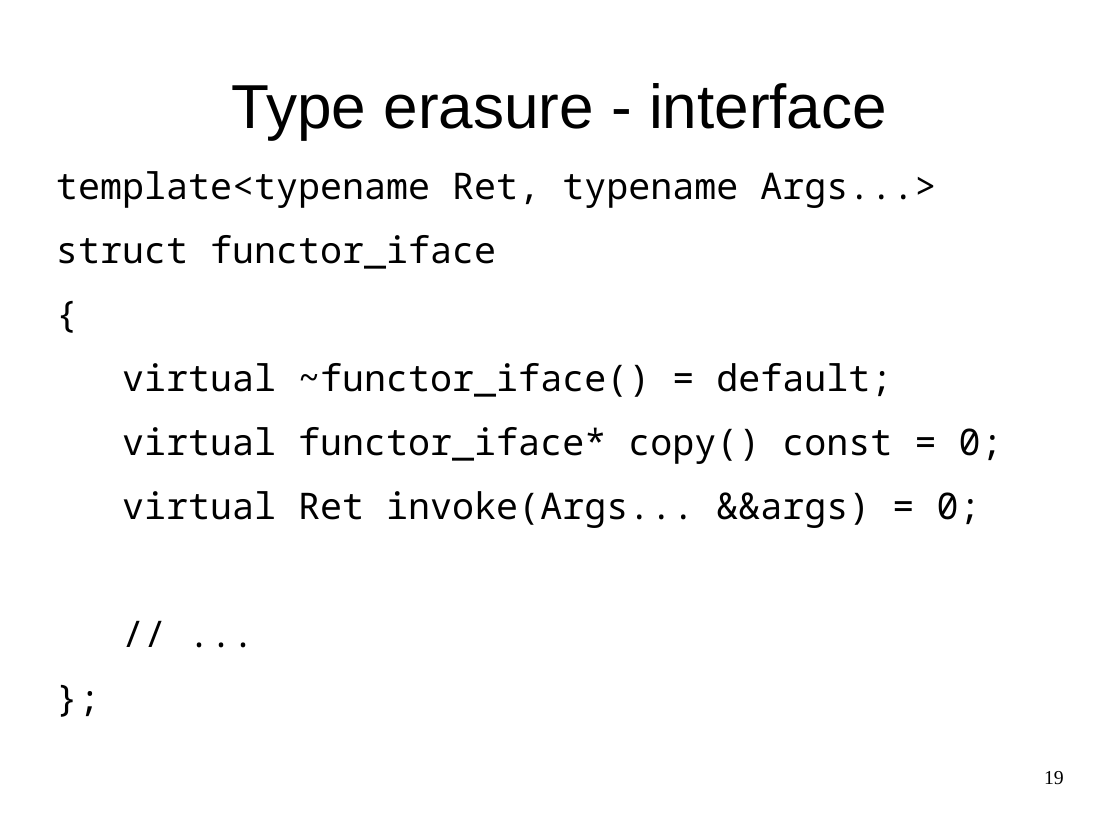
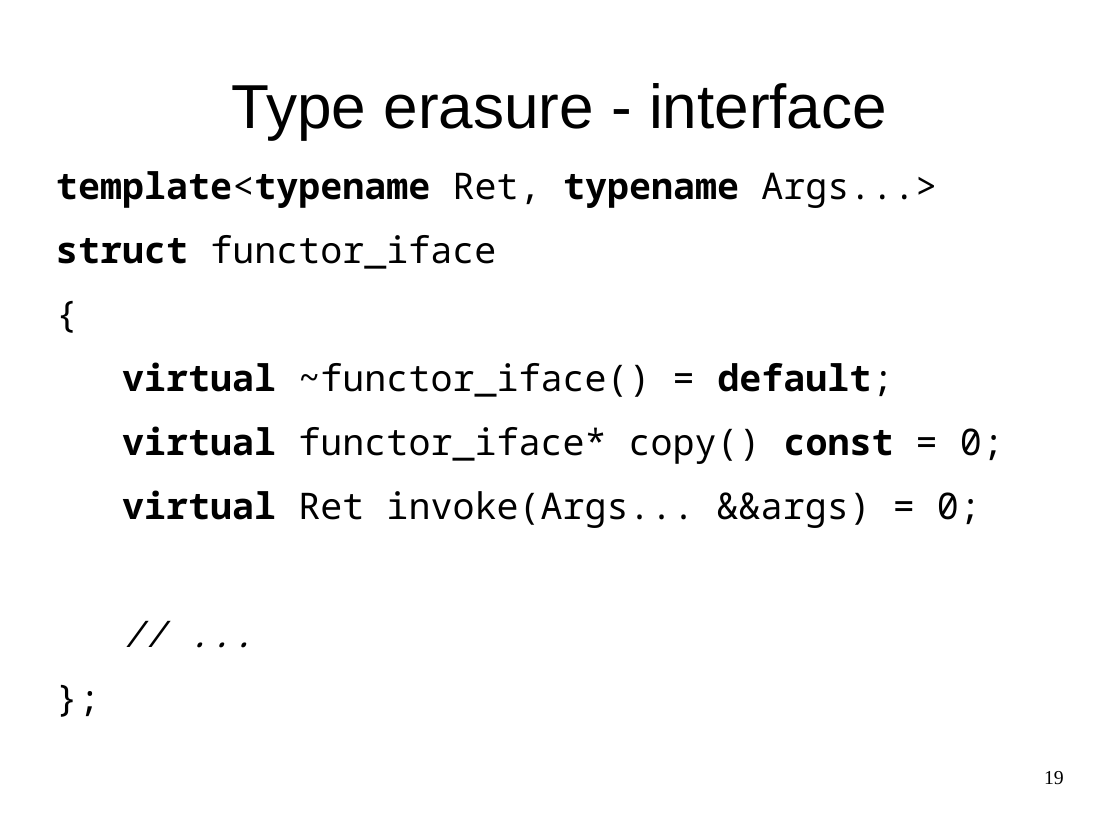
Before and after one commit to maciekgajewski/demystifying_std_function, a slide deck: slide 19 of demystifying-std-function.odp. Drawn at 1120x840 pixels with LibreOffice and Linux fonts; fonts in the diff are those of the drawing. Boxes give left, top, right and bottom in pixels: in the first picture for what was removed or moved away, otherwise in the second. Text is boxed around its words. In the diff, an @@ line names an element or a change of style, - is before the commit and + after.

```diff
--- a/demystifying-std-function.odp
+++ b/demystifying-std-function.odp
@@ text at (56, 171, 1004, 528): bold on in "template<typename typename", "struct", "virtual default;", "virtual const" and 1 more places; italic on in "// ..." @@
```
Also in this commit, not shown: 22 other slides changed.
